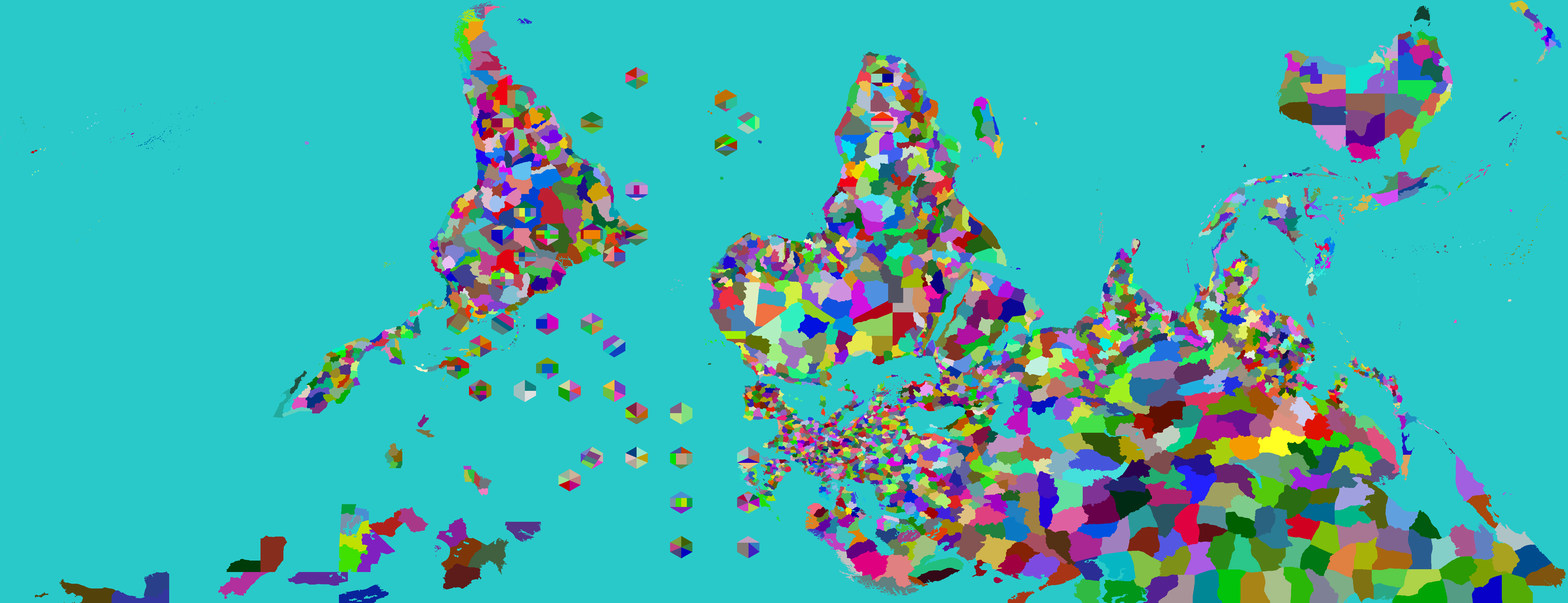
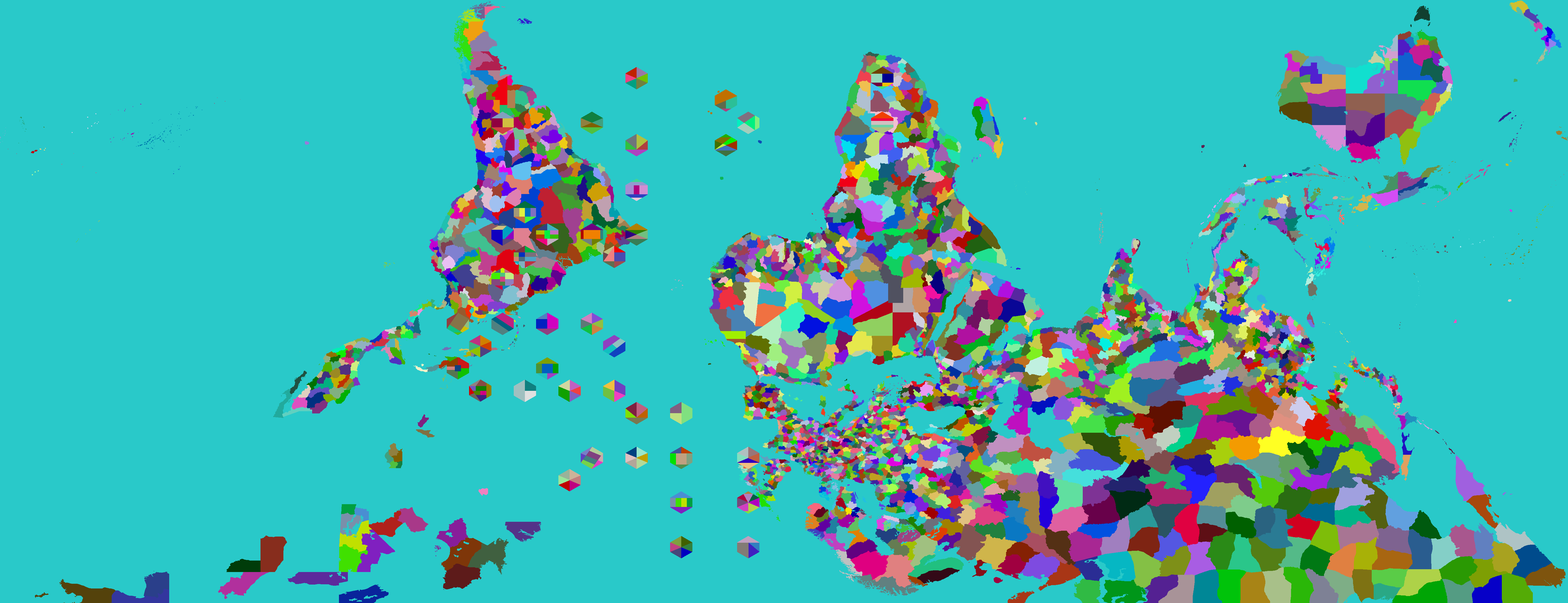
Comparing the layer stacks of the two (1568, 603) images. Changes:
painted on "Provinces" over [463, 134, 648, 491]
